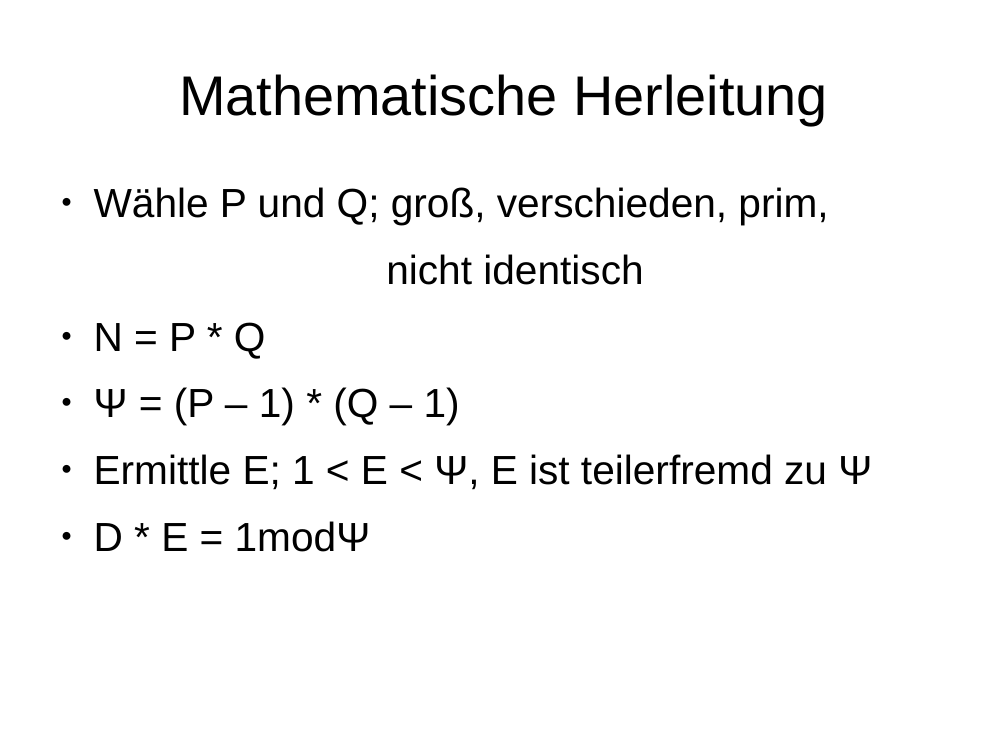
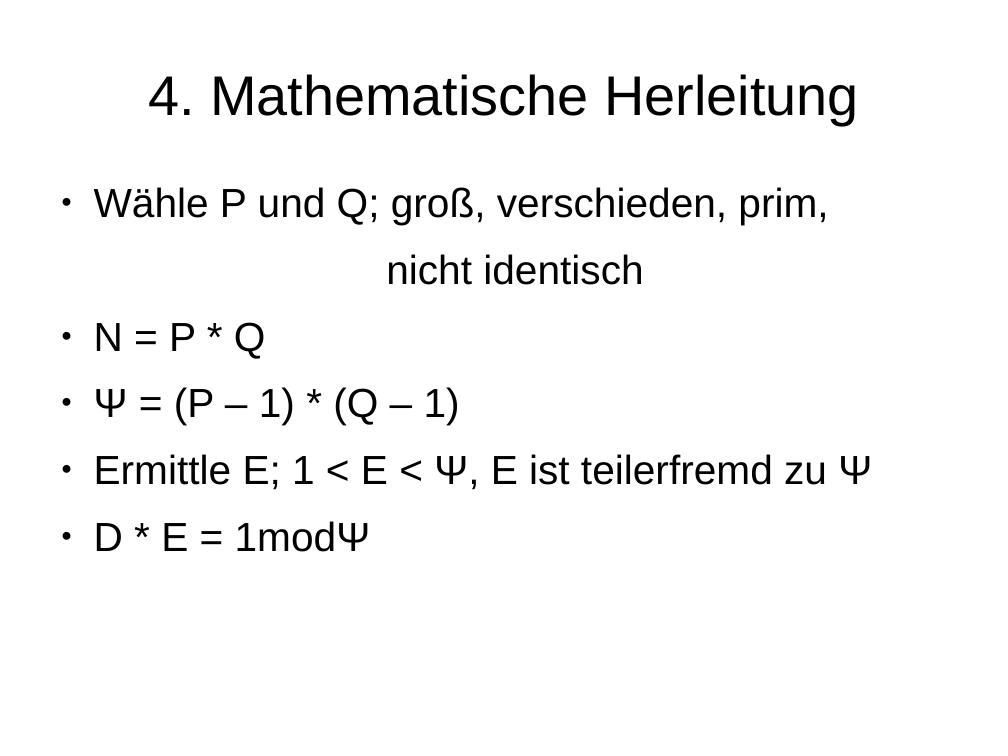
Before and after one commit to stadler-tom/schreibzeug, a slide deck: slide 7 of Presentation/Hauptseminar_RSA.odp. Drawn at 1008x756 pixels with LibreOffice and Linux fonts; fonts in the diff are those of the drawing. Boxes give left, top, right and bottom in pixels: in the first picture for what was removed or moved away, otherwise in the second. Text is boxed around its words. In the diff, an @@ line names an element or a change of style, - is before the commit and + after.

```diff
--- a/Presentation/Hauptseminar_RSA.odp
+++ b/Presentation/Hauptseminar_RSA.odp
@@ title at bbox=[148, 74, 859, 125]: text changed @@
-Mathematische Herleitung
+4. Mathematische Herleitung
```
Also in this commit, not shown: 12 other slides changed, 1 other file.
